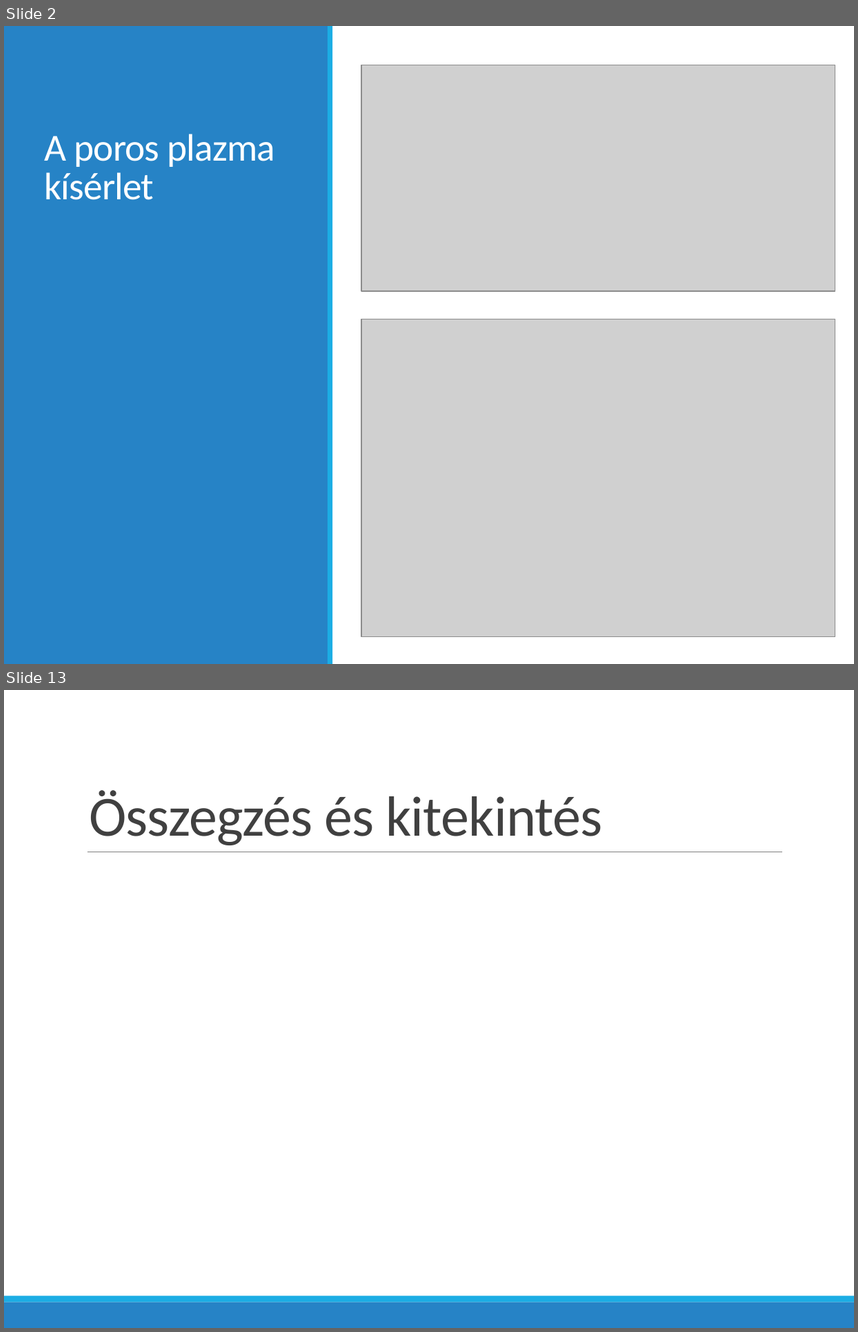
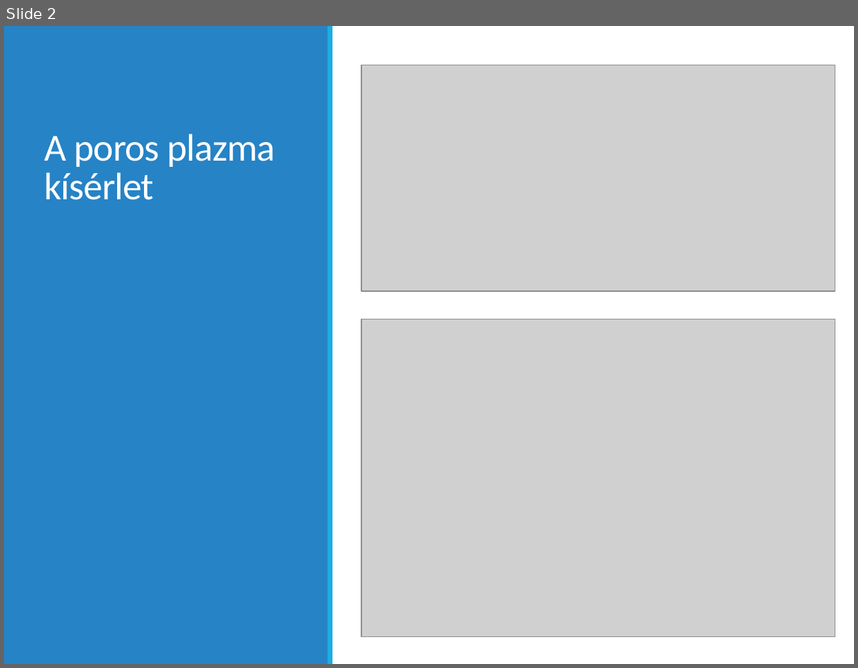
Before and after one commit to bakroistvan/diploma1_duma, a slide deck: prezi/bakro_diploma1.pptx. Shown one above the other, each under a label of ours: slides 2 and 13 before the commit, slide 2 after it; the slides between them are not shown. The pictures are 858x1332 and 858x668 pixels, drawn with LibreOffice and Linux fonts; fonts in the diff are those of the drawing; grey boxes stand for pictures. Boxes give left, top, right and bottom in pixels: in the first picture for what was removed or moved away, otherwise in the second. Text is boxed around its words. In the diff, an @@ line names an element or a change of style, - is before the commit and + after.

```diff
--- a/prezi/bakro_diploma1.pptx
+++ b/prezi/bakro_diploma1.pptx
@@ slide 13 removed at <box>4,690,854,1328</box>, background #FFFFFF @@
@@ title removed at <box>89,790,602,845</box> @@
-Összegzés és kitekintés
@@ line removed from (87, 851) to (782, 851) @@
@@ rectangle removed at <box>4,1301,854,1328</box> @@
@@ rectangle removed at <box>4,1295,854,1301</box> @@
```
Also in this commit, not shown: 5 slides changed, 9 slides added, 5 other slides removed, 1 other file.
